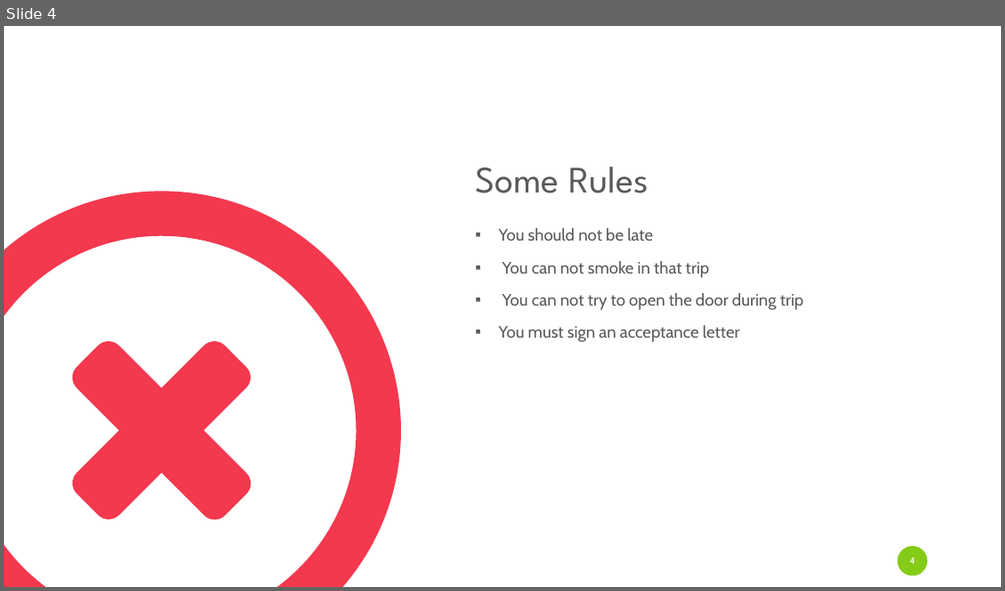
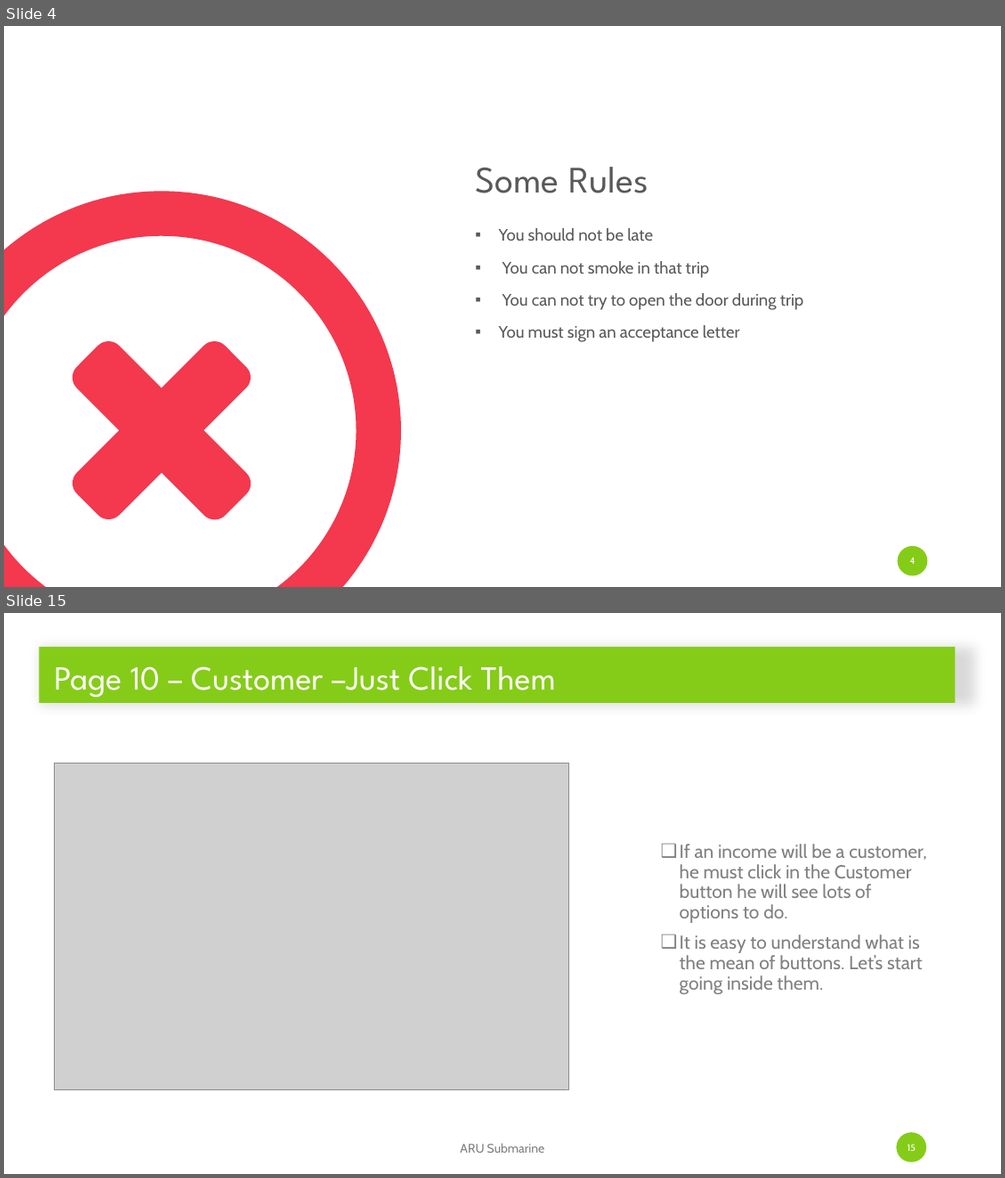
Before and after one commit to mustafaberat/ARU-Submarine, a slide deck: Presentation/ARUSubmarinePresentation.pptx. Shown one above the other, each under a label of ours: slide 4 before the commit, slides 4 and 15 after it; the slides between them are not shown. The pictures are 1005x591 and 1005x1178 pixels, drawn with LibreOffice and Linux fonts; fonts in the diff are those of the drawing; grey boxes stand for pictures. Boxes give left, top, right and bottom in pixels: in the first picture for what was removed or moved away, otherwise in the second. Text is boxed around its words. In the diff, an @@ line names an element or a change of style, - is before the commit and + after.

```diff
--- a/Presentation/ARUSubmarinePresentation.pptx
+++ b/Presentation/ARUSubmarinePresentation.pptx
@@ slide 15 added at [4,613,1001,1174], background #FFFFFF @@
@@ title added at [39,647,955,703], fill #85CC18, 32.4 pt, text #FFFFFF @@
+Page 10 – Customer –Just Click Them
@@ picture added at [55,763,568,1089] @@
@@ text added at [680,844,927,994], 18 pt, text #808080 @@
+❑ If an income will be a customer, he must click in the Customer button he will see lots of options to do.
+❑ It is easy to understand what is the mean of buttons. Let’s start going inside them.
@@ text added at [460,1143,545,1152], 12 pt, text #808080 @@
+ARU Submarine
@@ page number added at [896,1132,926,1162], fill #85CC18, 9 pt, text #FFFFFF @@
+15
```
Also in this commit, not shown: 2 slides changed, 17 other slides added, 9 slides removed.
